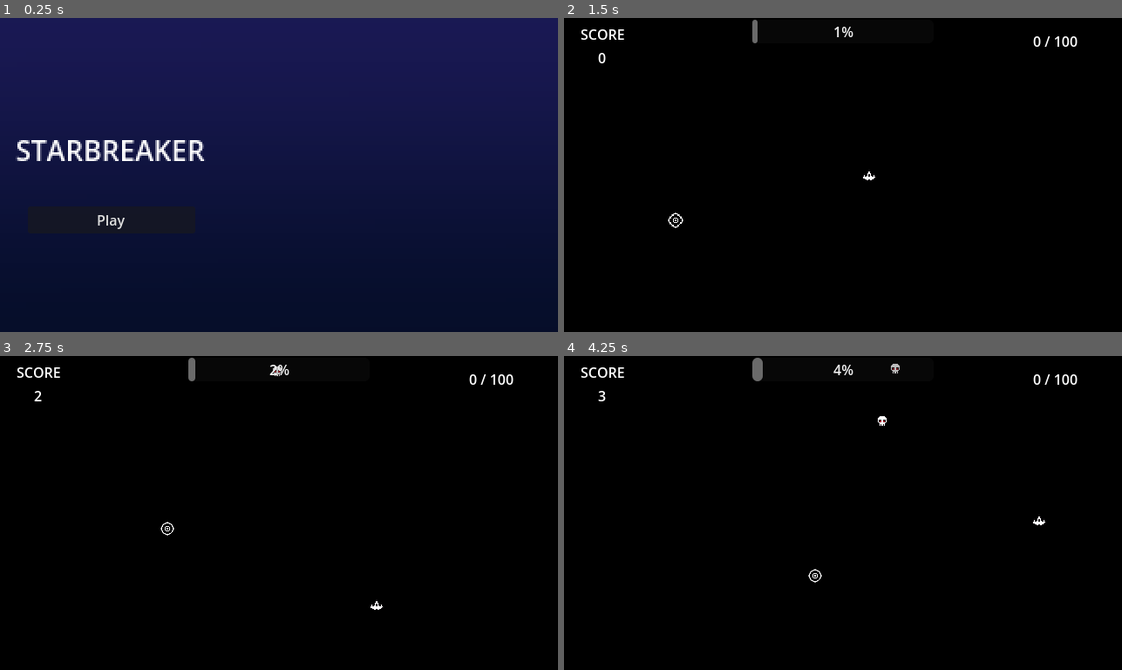
Above: before the commit, frames 1-4 (two rows, left to right).
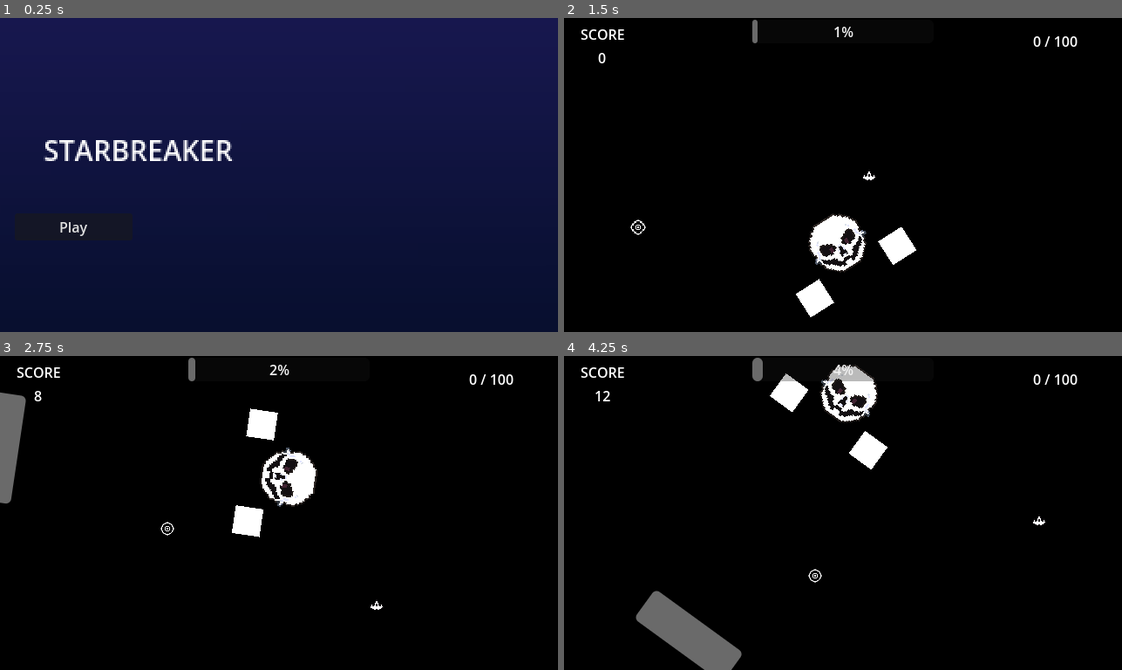
Above: after the commit, the same moments.

Repository: Middoyu/Starbreaker
Game: Godot game, scene res://Game Folder/main_manager.tscn
Two runs of this game, one before a commit and one after it. Both use one fixed random seed, a clock stepped at 60 frames per second and the inputs below. Sound files missing from this copy of the repository are replaced by a short silence.
Inputs (mouse positions are in pixels of both pictures, inside the frame that each line leads up to):
- Up to frame 1 (0.25 s): no input
- Up to frame 2 (1.5 s): click "Play" at 0.5 s; tap Enter (ui_accept) at 1.25 s; move the mouse to (965, 159) at 1.27 s; hold Right (ui_right) from 1.28 s (still down); tap Shift (movement_util) at 1.35 s
- Up to frame 3 (2.75 s): tap Enter (ui_accept) at 1.52, 2.27 s; move the mouse to (167, 528) at 2.02 s; release Right (ui_right) at 2.03 s; hold Down (ui_down) from 2.03 s (still down); click (167, 528) at 2.1 s
- Up to frame 4 (4.25 s): move the mouse to (898, 443) at 2.77 s; release Down (ui_down) at 2.78 s; hold Right (ui_right) 2.78-3.53 s; right-click (898, 443) at 2.85 s; move the mouse to (815, 575) at 3.52 s; hold Up (ui_up) from 3.53 s (still down); tap Shift (movement_util) at 3.6 s; tap Enter (ui_accept) at 3.77 s

The runs differ from the first frame. In frame 1, 2.0% of the frame differs, in the area x 2-42%, y 38-70%; in frame 2, 2.2%; in frame 3, 3.3%; in frame 4, 4.3%, in the area x 5-61%, y 2-100%.

Commit message:
Overtime working on first boss.
Boss animations, idle, chase, bullets. typically boss stuff.

Diff:
--- /dev/null
+++ b/Game Folder/game_assets/Enemies/Enemy_Boss_Test/Bullets/bullet.tscn
@@ -0,0 +1,45 @@
+[gd_scene load_steps=4 format=3 uid="uid://c1k2ssyjaj5h3"]
+
+[ext_resource type="Script" path="res://Game Folder/game_components/collision_component/Databox/databox.gd" id="1_cqbc3"]
+
+[sub_resource type="GDScript" id="GDScript_yh1ki"]
+resource_name = "skele_boss_bullet"
+script/source = "extends Projectile
+@onready var direction = get_player_vector()
+
+func _physics_process(delta):
+	velocity = direction * 150
+	rotate(8.0)
+	move_and_slide()
+
+func get_player_vector() -> Vector2:
+	var player_direction_vector = (utility.get_player().global_position - self.global_position).normalized()
+	return player_direction_vector
+
+
+func hurtbox_entered(area):
+	area.take_damage($hitbox)
+"
+
+[sub_resource type="RectangleShape2D" id="RectangleShape2D_63gjn"]
+size = Vector2(16, 16)
+
+[node name="bosse_bullet" type="CharacterBody2D"]
+script = SubResource("GDScript_yh1ki")
+
+[node name="Polygon2D" type="Polygon2D" parent="."]
+color = Color(1, 0, 0, 1)
+polygon = PackedVector2Array(-8, -8, 8, -8, 8, 8, -8, 8)
+
+[node name="hitbox" type="Area2D" parent="." node_paths=PackedStringArray("parent")]
+script = ExtResource("1_cqbc3")
+parent = NodePath("..")
+team_affiliation = "EnemyTeam"
+damage = 5.0
+knockback_amount = 3000.0
+knockback_stun_duration = 0.3
+
+[node name="CollisionShape2D" type="CollisionShape2D" parent="hitbox"]
+shape = SubResource("RectangleShape2D_63gjn")
+
+[connection signal="PlayerTeamHurtbox_entered" from="hitbox" to="." method="hurtbox_entered"]
--- a/Game Folder/game_assets/Enemies/Enemy_Boss_Test/skeleton_boss.tscn
+++ b/Game Folder/game_assets/Enemies/Enemy_Boss_Test/skeleton_boss.tscn
@@ -1,9 +1,10 @@
-[gd_scene load_steps=10 format=3 uid="uid://c3thas2ivw5s8"]
+[gd_scene load_steps=15 format=3 uid="uid://c3thas2ivw5s8"]
 
 [ext_resource type="AudioStream" uid="uid://c60icxoniqdpt" path="res://Game Folder/game_assets/Enemies/Enemy_Boss_Test/Music/Starbreaker_VsTimothy.wav" id="1_mvp6u"]
 [ext_resource type="Texture2D" uid="uid://dwyuu6haf6hqg" path="res://Game Folder/game_assets/Enemies/Enemy_Boss_Test/Sprites/boss.png" id="2_yuykx"]
 [ext_resource type="Script" path="res://Game Folder/game_components/collision_component/Databox/databox.gd" id="3_wh82c"]
 [ext_resource type="PackedScene" uid="uid://c0qsib2m70nmv" path="res://Game Folder/game_components/entity_components/State Machine/stagemachine_parent.tscn" id="4_fgkdi"]
+[ext_resource type="PackedScene" uid="uid://c1k2ssyjaj5h3" path="res://Game Folder/game_assets/Enemies/Enemy_Boss_Test/Bullets/bullet.tscn" id="5_4cjuf"]
 
 [sub_resource type="GDScript" id="GDScript_y0eke"]
 resource_name = "timothyboss"
@@ -12,16 +13,30 @@
 @onready var hurtbox: Databox = $Sprite/Hurtbox
 @onready var hitbox: Databox = $Sprite/Hitbox
 
+@onready var hand_r = $HAND_R
+@onready var hand_l = $HAND_L
+
 func wait(time, function):
 	var timer = get_tree().create_timer(time)
 	timer.connect(\"timeout\", function)
 
 func _ready() -> void:
-	queue_free()
+	white_flash()
+	setup_healthbar()
+	get_parent().is_boss_active = true
+
+	for i in get_children():
+		if i == Enemy:
+			var enemy = i as Enemy
+			enemy.spawn_charge_orb(5)
+			enemy.queue_free()
+
 	hurtbox.is_disabled = true
 	hitbox.is_disabled = true
+
 	var starting_movement_tween = create_tween().set_parallel(true)
 	starting_movement_tween.tween_property(self, \"position:y\", 58, 9.63).from(408).set_ease(Tween.EASE_OUT).set_trans(Tween.TRANS_BACK)
+	starting_movement_tween.tween_property(self, \"global_rotation_degrees\", 360, 4.815).from(0).set_ease(Tween.EASE_IN_OUT).set_trans(Tween.TRANS_BACK)
 	wait(9.63, switch_to_idle)
 
 func switch_to_idle():
@@ -29,6 +44,22 @@
 	hurtbox.is_disabled = false
 	hitbox.is_disabled = false
 
+func white_flash():
+	var white_flash_tween = create_tween()
+	white_flash_tween.tween_property($IntroEffects/Flash, \"modulate\", Color.TRANSPARENT, 1.5).set_ease(Tween.EASE_IN_OUT).set_trans(Tween.TRANS_BACK)
+	white_flash_tween.tween_callback($IntroEffects.queue_free)
+
+@onready var progress_bar = $ProgressBar
+
+func _process(delta):
+	update_healthbar()
+
+func setup_healthbar():
+	progress_bar.max_value = hurtbox.max_health
+	progress_bar.position = Vector2(-48, 300)
+
+func update_healthbar():
+	progress_bar.value = hurtbox.health
 
 func on_parent_hit(colliding_hitbox):
 	spawn_charge_orb(1)
@@ -53,17 +84,168 @@
 
 "
 
+[sub_resource type="GDScript" id="GDScript_mnaxk"]
+resource_name = "return_to_idle"
+script/source = "extends State
+
+func enter():
+	var default_pos_tween = create_tween().set_ease(Tween.EASE_IN_OUT).set_trans(Tween.TRANS_BACK).set_parallel(true)
+	default_pos_tween.tween_property(parent, \"position:x\", 320, 1.5)
+	default_pos_tween.tween_property(parent, \"position:y\", 58, 1.5)
+	await default_pos_tween.finished
+	var default_pos_tween_ = create_tween().set_ease(Tween.EASE_IN_OUT).set_trans(Tween.TRANS_BACK).set_parallel(true)
+	default_pos_tween_.tween_property(parent.hand_r, \"global_position:x\", parent.position.x + 56, 0.5)
+	default_pos_tween_.tween_property(parent.hand_l, \"global_position:x\", parent.position.x + -56, 0.5)
+	default_pos_tween_.tween_property(parent.hand_r, \"global_position:y\", parent.position.y + 30, 0.5)
+	default_pos_tween_.tween_property(parent.hand_l, \"global_position:y\", parent.position.y + 30, 0.5)
+	await default_pos_tween_.finished
+	parent.hand_r.reparent(parent)
+	parent.hand_l.reparent(parent)
+	Transistioned.emit(self, \"idle\")
+"
+
 [sub_resource type="GDScript" id="GDScript_qqqpf"]
 resource_name = "idle_state"
 script/source = "extends State
+@onready var idle_anim = $idle_anim
 
 func enter():
-	pass
+	idle_anim.stop()
+	idle_anim.play(\"idle\")
+	wait(randf_range(2.5, 5.0), switch_state)
+
+func wait(time, function):
+	var timer = get_tree().create_timer(time)
+	timer.connect(\"timeout\", function)
+
+func switch_state():
+	idle_anim.stop()
+	var attack_list = [\"swipe\", \"chase\"]
+	match attack_list.pick_random():
+		\"swipe\":
+			print(\"attacking...\")
+			Transistioned.emit(self, \"chase\")
+		\"chase\":
+			print(\"attacking...\")
+			Transistioned.emit(self, \"chase\")
+		\"charge\":
+			pass
+"
+
+[sub_resource type="Animation" id="Animation_l363u"]
+resource_name = "idle"
+loop_mode = 1
+step = 0.2
+tracks/0/type = "value"
+tracks/0/imported = false
+tracks/0/enabled = true
+tracks/0/path = NodePath(".:position")
+tracks/0/interp = 2
+tracks/0/loop_wrap = true
+tracks/0/keys = {
+"times": PackedFloat32Array(0, 0.5),
+"transitions": PackedFloat32Array(1, 1),
+"update": 0,
+"values": [Vector2(320, 58), Vector2(320, 61)]
+}
+
+[sub_resource type="AnimationLibrary" id="AnimationLibrary_8fi0c"]
+_data = {
+"idle": SubResource("Animation_l363u")
+}
+
+[sub_resource type="GDScript" id="GDScript_ix1sk"]
+resource_name = "swipe_attack"
+script/source = "extends State
+var hardmode_mvt_speed_accel = 12.5
+var normal_mvt_speed_accel = 10.8
+
+var bullet_pos = 1
+@export var bullet = preload(\"res://Game Folder/game_assets/Player/Primary/Base/testbullet.tscn\")
+@onready var cooldown_timer : Timer = Timer.new()
+
+var movement_speed = 0.0
+
+func enter():
+	movement_speed = 0
+	move_hands()
+	wait(10.0, return_to_idle)
+	cooldown_timer.start(1.0)
+
+func _ready() -> void:
+	cooldown_timer.one_shot = false
+	cooldown_timer.wait_time = 1.0
+	add_child(cooldown_timer)
+	cooldown_timer.connect(\"timeout\", shoot)
+
+func switch_bullet_pos(projectile_instance):
+	match(bullet_pos):
+		1:
+			projectile_instance.global_position = parent.hand_l.global_position
+			bullet_pos = 2
+		2:
+			projectile_instance.global_position = parent.hand_r.global_position
+			bullet_pos = 1
+
+func spawn_projectile(projectile_path):
+	var proj_int = projectile_path.instantiate()
+	switch_bullet_pos(proj_int)
+	global.current_stage.add_child(proj_int)
+	proj_int.parent = parent
+
+func shoot():
+	spawn_projectile(bullet)
+
+func move_hands():
+	parent.hand_r.reparent(global.current_stage)
+	parent.hand_l.reparent(global.current_stage)
+	var hand_tween = create_tween().set_ease(Tween.EASE_IN_OUT).set_trans(Tween.TRANS_BACK).set_parallel(true)
+	hand_tween.tween_property(parent.hand_r, \"global_position:x\", parent.position.x + 280, 0.5)
+	hand_tween.tween_property(parent.hand_l, \"global_position:x\", parent.position.x + -280, 0.5)
+	hand_tween.chain().tween_property(parent.hand_r, \"global_position:y\", parent.position.y + -10, 0.5)
+	hand_tween.chain().tween_property(parent.hand_l, \"global_position:y\", parent.position.y + -10, 0.5)
+
+func physics_update(_delta):
+	movement_speed += normal_mvt_speed_accel * _delta
+	parent.velocity = parent.get_player_vector() * movement_speed
+	parent.move_and_slide()
+
+
+func return_to_idle():
+	cooldown_timer.stop()
+	Transistioned.emit(self, \"return_to_idle\")
+
+func wait(time, function):
+	var timer = get_tree().create_timer(time)
+	timer.connect(\"timeout\", function)
 "
 
 [node name="SkeletonBoss" type="CharacterBody2D"]
-position = Vector2(320, 407.655)
+position = Vector2(320, 58)
 script = SubResource("GDScript_y0eke")
+
+[node name="HAND_R" type="Node2D" parent="."]
+position = Vector2(56, 30)
+
+[node name="Polygon2D" type="Polygon2D" parent="HAND_R"]
+polygon = PackedVector2Array(-16, -18, -16, 14, 2.18115, 14, 16, 14, 16, -18)
+
+[node name="HAND_L" type="Node2D" parent="."]
+position = Vector2(-56, 30)
+
+[node name="Polygon2D" type="Polygon2D" parent="HAND_L"]
+polygon = PackedVector2Array(-16, -18, -16, 14, 16, 14, 16, -18)
+
+[node name="ProgressBar" type="ProgressBar" parent="."]
+anchors_preset = 2
+anchor_top = 1.0
+anchor_bottom = 1.0
+offset_left = -138.0
+offset_top = -201.0
+offset_right = -13.0
+offset_bottom = -159.0
+grow_vertical = 0
+show_percentage = false
 
 [node name="Music" type="AudioStreamPlayer" parent="."]
 stream = ExtResource("1_mvp6u")
@@ -111,8 +293,39 @@
 parent = NodePath("../..")
 is_state_cancelable = false
 
+[node name="return_to_idle" type="Node" parent="StateMachine" node_paths=PackedStringArray("parent")]
+script = SubResource("GDScript_mnaxk")
+parent = NodePath("../..")
+
 [node name="idle" type="Node" parent="StateMachine" node_paths=PackedStringArray("parent")]
 script = SubResource("GDScript_qqqpf")
 parent = NodePath("../..")
 
+[node name="idle_anim" type="AnimationPlayer" parent="StateMachine/idle"]
+root_node = NodePath("../../..")
+libraries = {
+"": SubResource("AnimationLibrary_8fi0c")
+}
+playback_default_blend_time = 1.5
+
+[node name="chase" type="Node" parent="StateMachine" node_paths=PackedStringArray("parent")]
+script = SubResource("GDScript_ix1sk")
+bullet = ExtResource("5_4cjuf")
+parent = NodePath("../..")
+
+[node name="IntroEffects" type="Node" parent="."]
+
+[node name="Flash" type="ColorRect" parent="IntroEffects"]
+visible = false
+top_level = true
+anchors_preset = 15
+anchor_right = 1.0
+anchor_bottom = 1.0
+offset_left = -68.0
+offset_top = -60.0
+offset_right = 68.0
+offset_bottom = 60.0
+grow_horizontal = 2
+grow_vertical = 2
+
 [connection signal="PlayerTeamHurtbox_entered" from="Sprite/Hitbox" to="." method="pteam_hurtbox_entered"]
--- a/Game Folder/game_assets/Menus/MainMenu/BASE/mainmenu.tscn
+++ b/Game Folder/game_assets/Menus/MainMenu/BASE/mainmenu.tscn
@@ -5,12 +5,19 @@
 [sub_resource type="GDScript" id="GDScript_cf4c7"]
 resource_name = "mainmenu"
 script/source = "extends Node2D
+@onready var main_menu = $MainMenu
+@onready var options_menu = $Options
 
 
 
 func play_pressed() -> void:
 	global.main_manager.add_level()
 	queue_free()
+
+
+func options_pressed():
+	options_menu.show()
+	main_menu.hide()
 "
 
 [sub_resource type="Gradient" id="Gradient_mu3cn"]
@@ -36,21 +43,21 @@
 volume_db = -16.0
 autoplay = true
 
-[node name="Control" type="Control" parent="."]
+[node name="MainMenu" type="Control" parent="."]
 layout_mode = 3
 anchors_preset = 0
+offset_right = 640.0
+offset_bottom = 360.0
 
-[node name="Starbreaker" type="Label" parent="Control"]
+[node name="Starbreaker" type="Label" parent="MainMenu"]
 top_level = true
 layout_mode = 1
-anchors_preset = 8
-anchor_left = 0.5
-anchor_top = 0.5
+anchors_preset = -1
+anchor_top = 0.356
 anchor_right = 0.5
 anchor_bottom = 0.5
-offset_left = -384.0
-offset_top = -52.0
-offset_right = -192.0
+offset_top = -0.160004
+offset_right = -160.0
 offset_bottom = -29.0
 grow_horizontal = 2
 grow_vertical = 2
@@ -61,42 +68,50 @@
 vertical_alignment = 1
 uppercase = true
 
-[node name="Container" type="VBoxContainer" parent="Control"]
+[node name="Container" type="VBoxContainer" parent="MainMenu"]
 z_index = 5
 layout_mode = 1
-anchors_preset = 7
-anchor_left = 0.5
+anchors_preset = 2
 anchor_top = 1.0
-anchor_right = 0.5
 anchor_bottom = 1.0
-offset_left = 32.0
-offset_top = 216.0
-offset_right = 224.0
-offset_bottom = 317.0
-grow_horizontal = 2
+offset_left = 17.0
+offset_top = -136.0
+offset_right = 152.0
+offset_bottom = -105.0
 grow_vertical = 0
 
-[node name="PLAY" type="Button" parent="Control/Container"]
+[node name="PLAY" type="Button" parent="MainMenu/Container"]
 layout_mode = 2
 text = "Play"
 
-[node name="OPTIONS" type="Button" parent="Control/Container"]
+[node name="OPTIONS" type="Button" parent="MainMenu/Container"]
 visible = false
 layout_mode = 2
 text = "Options"
 
-[node name="QUIT" type="Button" parent="Control/Container"]
+[node name="QUIT" type="Button" parent="MainMenu/Container"]
 visible = false
 layout_mode = 2
 text = "Quit"
 
-[node name="Background" type="TextureRect" parent="Control"]
+[node name="Background" type="TextureRect" parent="MainMenu"]
 z_index = -10
 z_as_relative = false
-layout_mode = 0
-offset_right = 640.0
-offset_bottom = 360.0
+layout_mode = 1
+offset_left = -144.0
+offset_top = -96.0
+offset_right = 784.0
+offset_bottom = 456.0
 mouse_filter = 2
 texture = SubResource("GradientTexture2D_nc3u1")
 
-[connection signal="pressed" from="Control/Container/PLAY" to="." method="play_pressed"]
+[node name="Options" type="Control" parent="."]
+visible = false
+layout_mode = 3
+anchors_preset = 0
+offset_right = 640.0
+offset_bottom = 360.0
+metadata/_edit_use_anchors_ = true
+
+[connection signal="pressed" from="MainMenu/Container/PLAY" to="." method="play_pressed"]
+[connection signal="pressed" from="MainMenu/Container/OPTIONS" to="." method="options_pressed"]
--- a/Game Folder/game_assets/Player/HUD/hud.tscn
+++ b/Game Folder/game_assets/Player/HUD/hud.tscn
@@ -37,7 +37,6 @@
 	score_count.text = str(score_event.score)
 
 func update_level_display(amount):
-	print(global.lvl_manager.current_xp)
 	level_progressbar.value += amount
 
 func level_up_reaction():
@@ -110,3 +109,12 @@
 "
 horizontal_alignment = 1
 vertical_alignment = 1
+
+[node name="boss_hud" type="HBoxContainer" parent="."]
+layout_mode = 1
+anchors_preset = 2
+anchor_top = 1.0
+anchor_bottom = 1.0
+offset_top = -40.0
+offset_right = 40.0
+grow_vertical = 0
--- a/Game Folder/game_assets/Player/Main/Player.tscn
+++ b/Game Folder/game_assets/Player/Main/Player.tscn
@@ -1185,9 +1185,7 @@
 script = ExtResource("4_42uin")
 parent = NodePath("../..")
 team_affiliation = "PlayerTeam"
-damage = 65.0
-knockback_amount = 6850.0
-knockback_stun_duration = 0.5
+damage = 5.0
 
 [node name="Collision" type="CollisionShape2D" parent="Utility/Utility_Hitbox"]
 shape = SubResource("CircleShape2D_mcrtv")
--- a/Game Folder/game_assets/Stages/0 - ProtoZone/ProtoZone.tscn
+++ b/Game Folder/game_assets/Stages/0 - ProtoZone/ProtoZone.tscn
@@ -13,11 +13,12 @@
 script/source = "extends StageBase
 
 func stage_specifc_spawns():
-	randomize()
-	spawn_enemies(\"res://Game Folder/game_assets/Enemies/Test_Enemy/enemy.tscn\", Vector2(randi_range(0, 640), -10))
-	match enemy_spawn_count:
-		1:
-			pass
+	if is_boss_active == false:
+		randomize()
+		spawn_enemies(\"res://Game Folder/game_assets/Enemies/Test_Enemy/enemy.tscn\", Vector2(randi_range(0, 640), -10))
+		match enemy_spawn_count:
+			1:
+				pass
 "
 
 [sub_resource type="ParticleProcessMaterial" id="ParticleProcessMaterial_pd37p"]
--- a/Game Folder/game_assets/Stages/00 - BASE/base_stage_script.gd
+++ b/Game Folder/game_assets/Stages/00 - BASE/base_stage_script.gd
@@ -13,6 +13,10 @@
 @onready var enemy_spawn_timer = Timer.new()
 @export var enemy_spawnrate := 1.5
 @onready var enemy_spawn_count := 0
+
+# Boss Variables
+var is_boss_active = false
+
 
 func _ready() -> void:
 	global.current_stage = self
--- a/Game Folder/game_assets/Stages/00 - BASE/lvl_manager/lvl_manager.tscn
+++ b/Game Folder/game_assets/Stages/00 - BASE/lvl_manager/lvl_manager.tscn
@@ -35,7 +35,7 @@
 
 func update_score_per_sec():
 	if is_instance_valid(global.current_stage):
-		score_event.update_score(1)
+		score_event.update_score(4)
 "
 
 [node name="LVL_MANAGER" type="Node"]
--- a/Game Folder/game_components/entity_components/State Machine/state_base.gd
+++ b/Game Folder/game_components/entity_components/State Machine/state_base.gd
@@ -23,6 +23,8 @@
 			if i is Timer:
 				i.stop()
 
+
+
 func enter():
 	pass
 
--- a/project.godot
+++ b/project.godot
@@ -34,10 +34,8 @@
 window/size/viewport_width=640
 window/size/viewport_height=360
 window/size/mode=4
-window/subwindows/embed_subwindows=false
 window/stretch/mode="viewport"
 window/stretch/aspect="expand"
-window/stretch/scale_mode="integer"
 
 [editor_plugins]
 
Not shown, added: Game Folder/game_assets/Enemies/Enemy_Boss_Test/ske52D5.tmp
